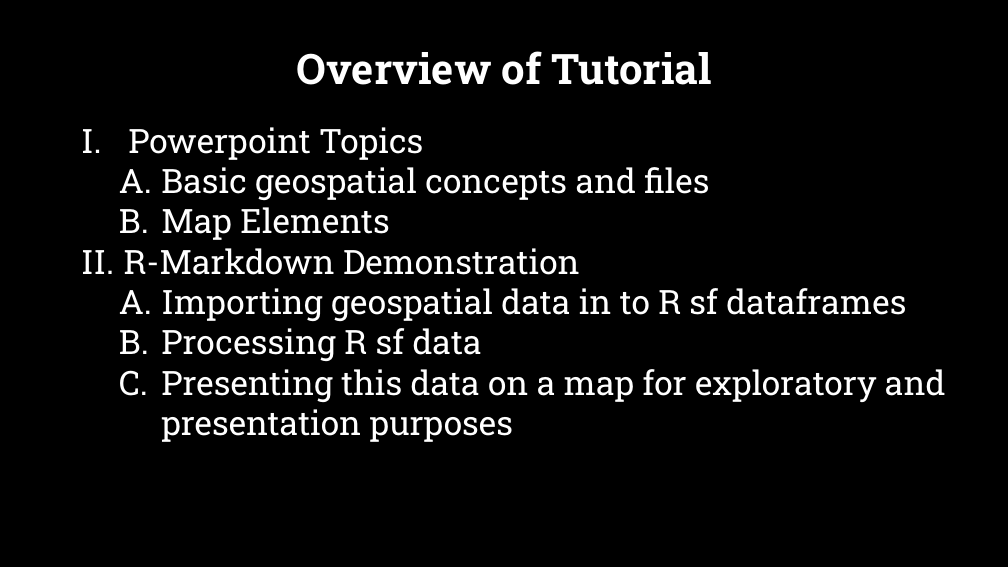
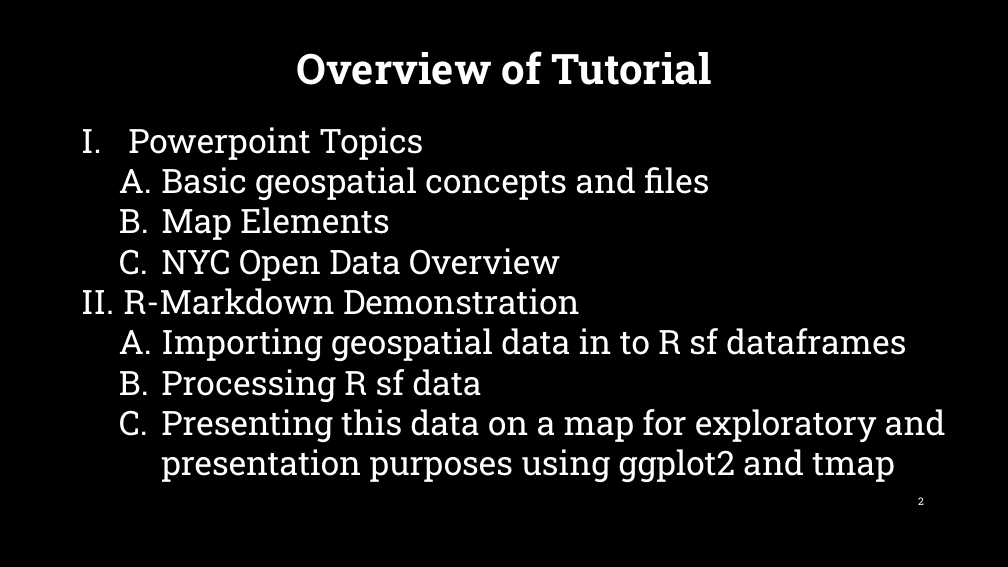
Before and after one commit to argunaw/r-ladies-mapping-tutorial, a slide deck: slide 2 of R Ladies Tutorial - Feb 2022 Meetup.pptx. Drawn at 1008x567 pixels with LibreOffice and Linux fonts; fonts in the diff are those of the drawing; background and template pictures are left out. Boxes give left, top, right and bottom in pixels: in the first picture for what was removed or moved away, otherwise in the second. Text is boxed around its words. In the diff, an @@ line names an element or a change of style, - is before the commit and + after.

```diff
--- a/R Ladies Tutorial - Feb 2022 Meetup.pptx
+++ b/R Ladies Tutorial - Feb 2022 Meetup.pptx
@@ text at [161,248,560,281]: paragraph added @@
+  C. NYC Open Data Overview
@@ text at [161,409,946,482]: text changed @@
-  C. Presenting this data on a map for exploratory and presentation purposes
+  C. Presenting this data on a map for exploratory and presentation purposes using ggplot2 and tmap
@@ page number added at [918,497,924,505], 10 pt, text #FFFFFF @@
+2
```
Also in this commit, not shown: 14 other slides changed, 1 slide added.
